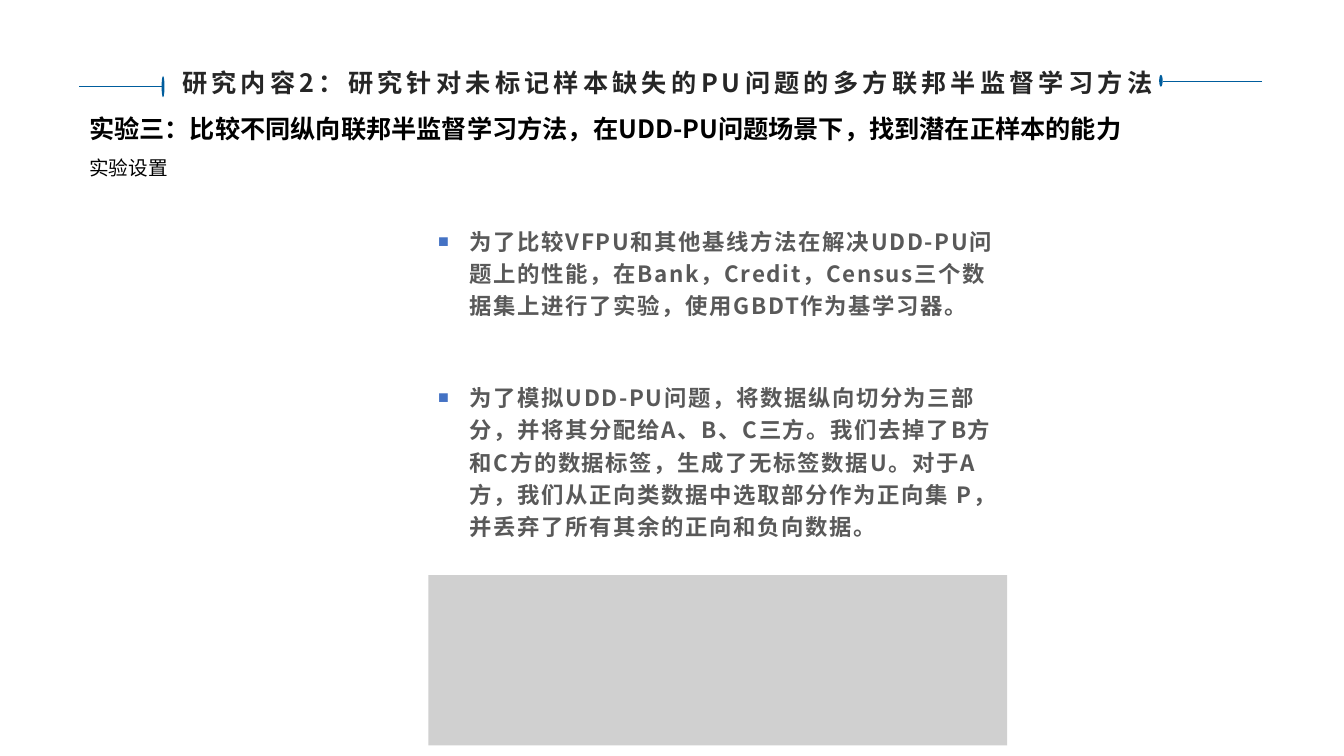
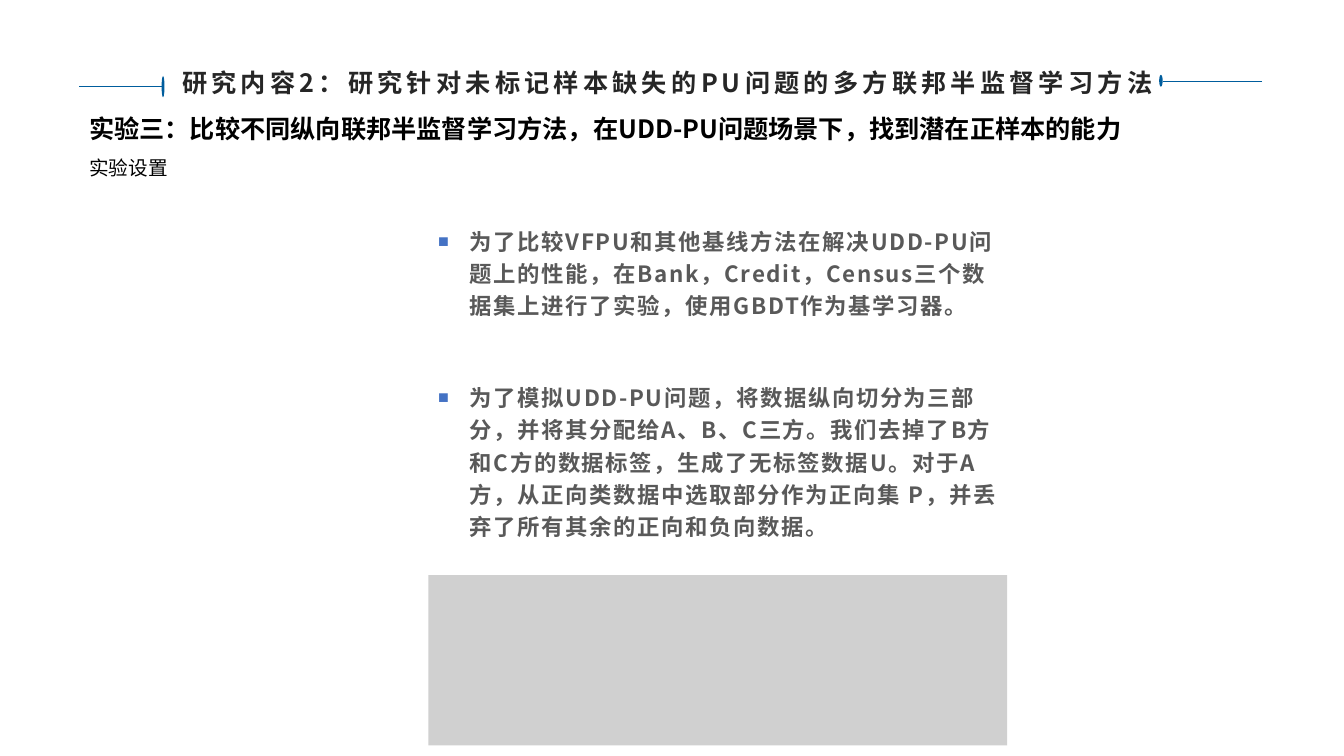
Before and after one commit to lvjiuluan/idea-projects, a slide deck: slide 24 of Git桌面-不放大文件/中期准备/中期报告和ppt/我的中期/吕九峦-中期PPT - v1.3.pptx. Drawn at 1344x756 pixels with LibreOffice and Linux fonts; fonts in the diff are those of the drawing; grey boxes stand for pictures; background and template pictures are left out. Boxes give left, top, right and bottom in pixels: in the first picture for what was removed or moved away, otherwise in the second. Text is boxed around its words. In the diff, an @@ line names an element or a change of style, - is before the commit and + after.

```diff
--- a/Git桌面-不放大文件/中期准备/中期报告和ppt/我的中期/吕九峦-中期PPT - v1.3.pptx
+++ b/Git桌面-不放大文件/中期准备/中期报告和ppt/我的中期/吕九峦-中期PPT - v1.3.pptx
@@ text at [470, 387, 996, 537]: text changed @@
-■ 为了模拟UDD-PU问题，将数据纵向切分为三部分，并将其分配给A、B、C三方。我们去掉了B方和C方的数据标签，生成了无标签数据U。对于A方，我们从正向类数据中选取部分作为正向集 P，并丢弃了所有其余的正向和负向数据。
+■ 为了模拟UDD-PU问题，将数据纵向切分为三部分，并将其分配给A、B、C三方。我们去掉了B方和C方的数据标签，生成了无标签数据U。对于A方，从正向类数据中选取部分作为正向集 P，并丢弃了所有其余的正向和负向数据。
```
Also in this commit, not shown: 2 other slides changed, 17 other files.
